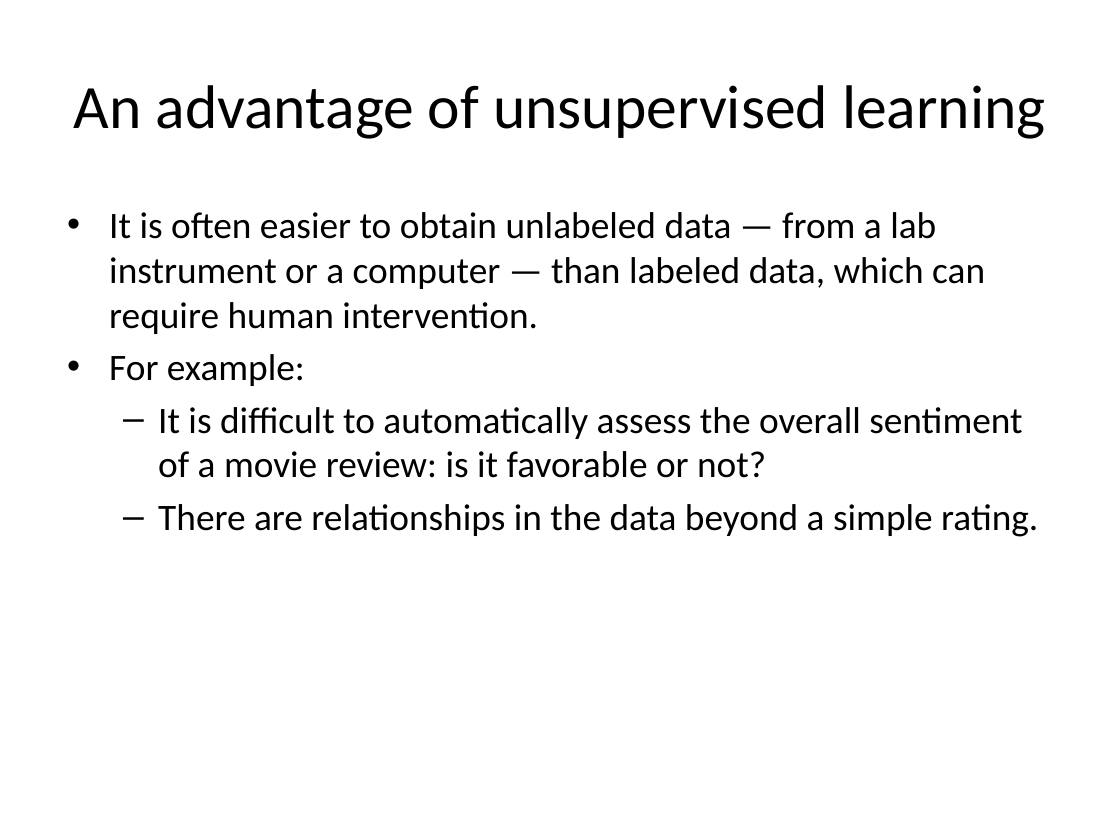
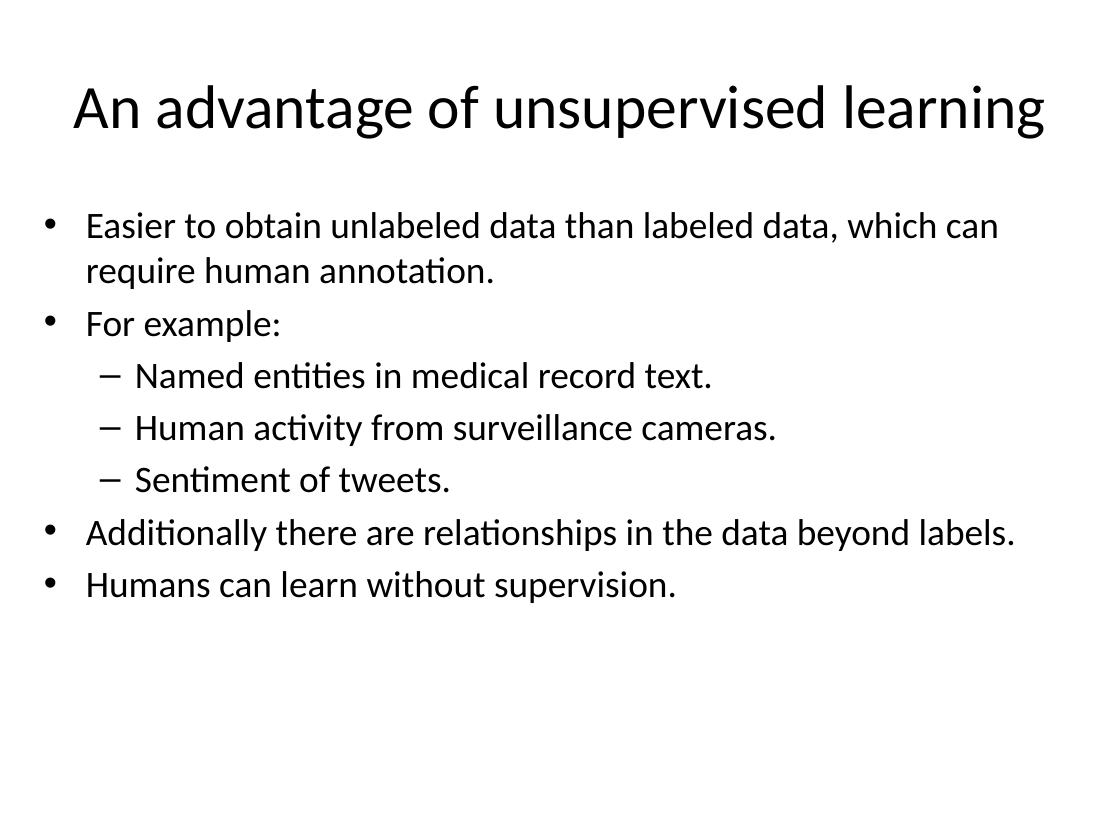
Before and after one commit to jayurbain/DataScienceIntro, a slide deck: slide 4 of slides/09_imensionality_reduction.pptx. Drawn at 1120x840 pixels with LibreOffice and Linux fonts; fonts in the diff are those of the drawing. Boxes give left, top, right and bottom in pixels: in the first picture for what was removed or moved away, otherwise in the second. Text is boxed around its words. In the diff, an @@ line names an element or a change of style, - is before the commit and + after.

```diff
--- a/slides/09_imensionality_reduction.pptx
+++ b/slides/09_imensionality_reduction.pptx
@@ text "Easier to obtain unlabeled data ...": place and size @@
-text "Easier to obtain unlabeled data ..." at (109, 212, 1038, 537)
+text "Easier to obtain unlabeled data ..." at (86, 212, 1016, 603)
@@ text at (86, 212, 999, 289): text changed @@
-• It is often easier to obtain unlabeled data — from a lab instrument or a computer — than labeled data, which can require human intervention.
+• Easier to obtain unlabeled data than labeled data, which can require human annotation.
@@ text at (86, 362, 1016, 603): text changed @@
-  – It is difficult to automatically assess the overall sentiment of a movie review: is it favorable or not?
-  – There are relationships in the data beyond a simple rating.
+  – Named entities in medical record text.
+  – Human activity from surveillance cameras.
+  – Sentiment of tweets.
+• Additionally there are relationships in the data beyond labels.
+• Humans can learn without supervision.
```
Also in this commit, not shown: 11 other slides changed, 9 slides added, 1 slide removed, 5 other files.
